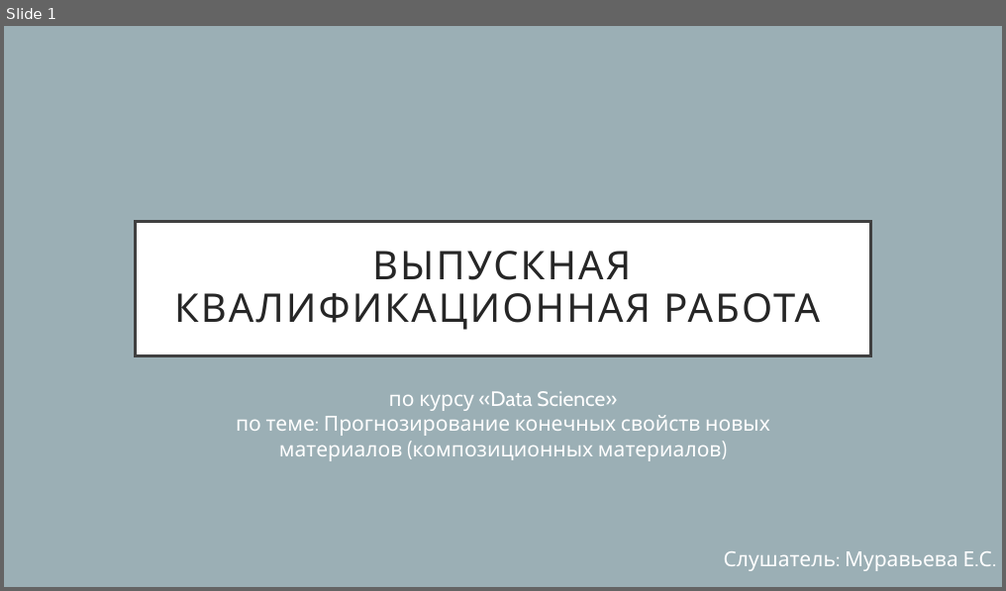
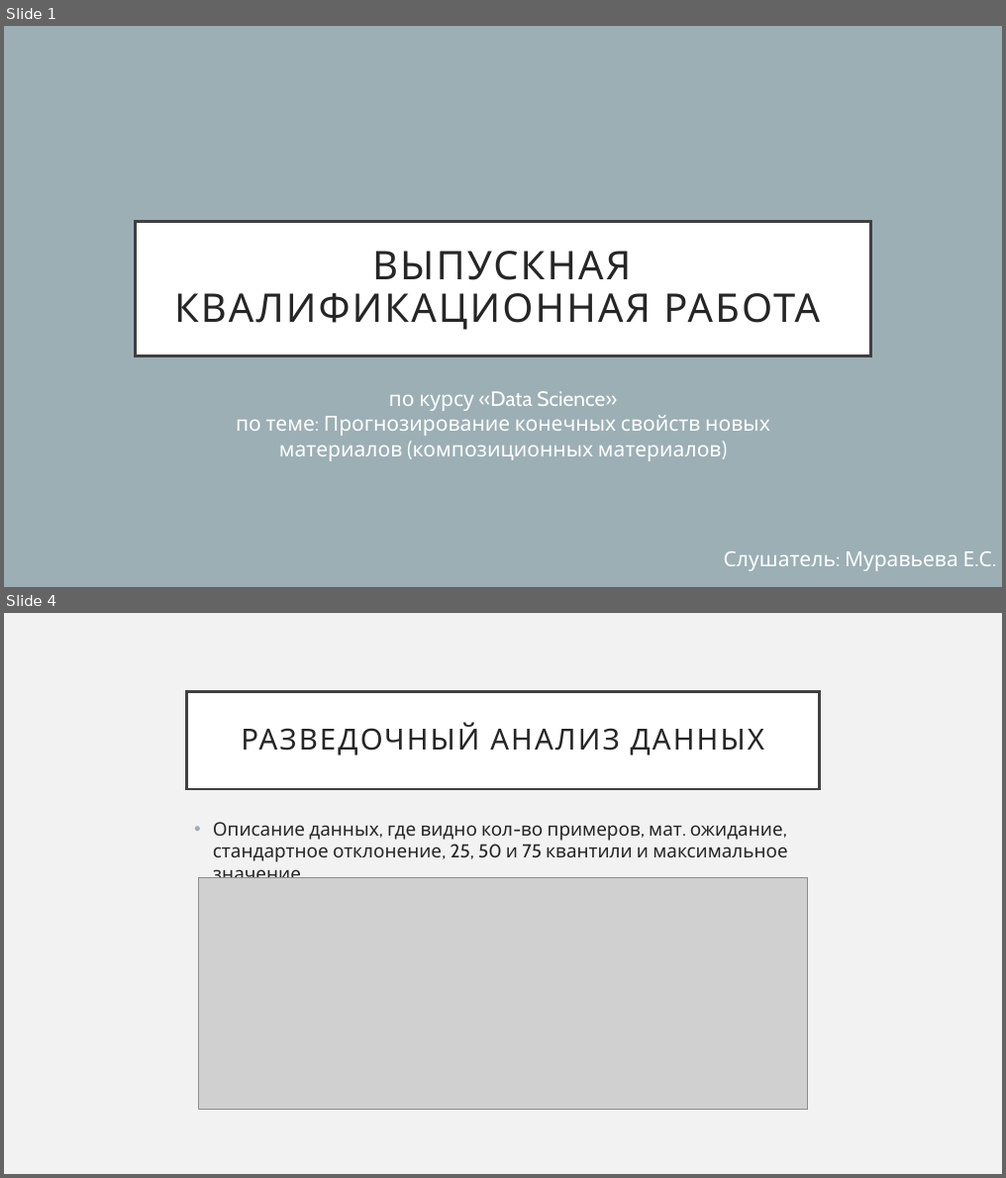
Before and after one commit to katushas009/bmstu_data_science_muraveva, a slide deck: ВКР_Муравьева.pptx. Shown one above the other, each under a label of ours: slide 1 before the commit, slides 1 and 4 after it; the slides between them are not shown. The pictures are 1006x591 and 1006x1178 pixels, drawn with LibreOffice and Linux fonts; fonts in the diff are those of the drawing; grey boxes stand for pictures. Boxes give left, top, right and bottom in pixels: in the first picture for what was removed or moved away, otherwise in the second. Text is boxed around its words. In the diff, an @@ line names an element or a change of style, - is before the commit and + after.

```diff
--- a/ВКР_Муравьева.pptx
+++ b/ВКР_Муравьева.pptx
@@ slide 4 added at box(4, 613, 1002, 1174), background #F2F2F2 @@
@@ title added at box(187, 691, 819, 789), fill #FFFFFF, outline #404040 2.5 pt, 28 pt, text #262626 @@
+РАЗВЕДОЧНЫЙ АНАЛИЗ ДАННЫХ
@@ text added at box(213, 822, 787, 878), 18 pt, text #262626 @@
+• Описание данных, где видно кол-во примеров, мат. ожидание, стандартное отклонение, 25, 50 и 75 квантили и максимальное значение
@@ picture added at box(199, 878, 808, 1109) @@
```
Also in this commit, not shown: 9 other slides added, 1 other file.
